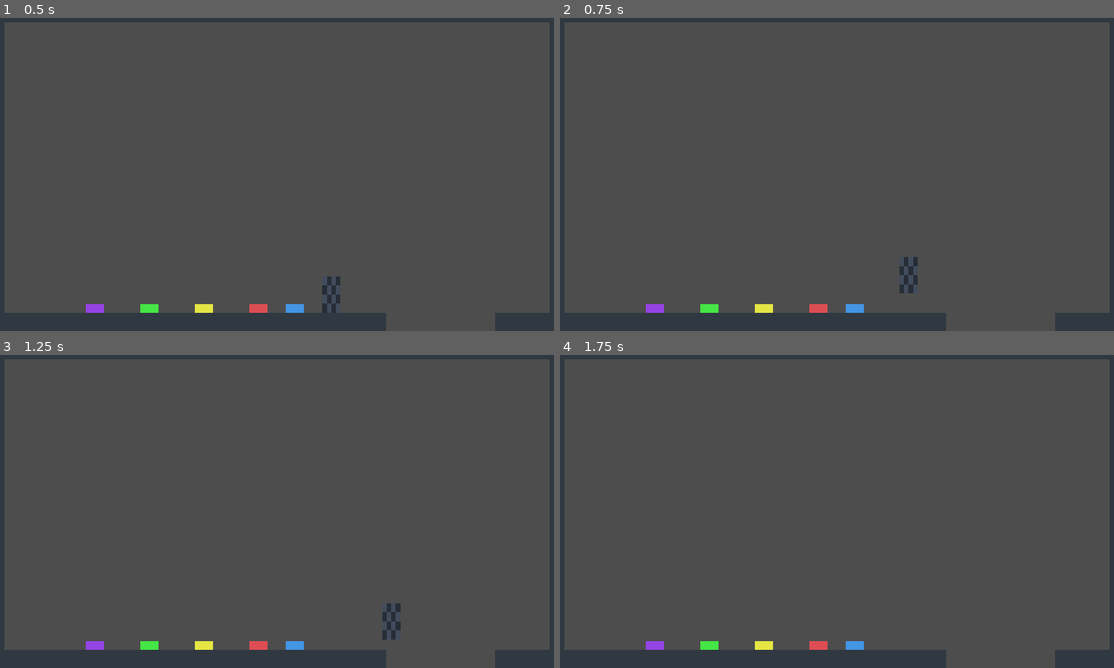
Above: before the commit, frames 1-4 (two rows, left to right).
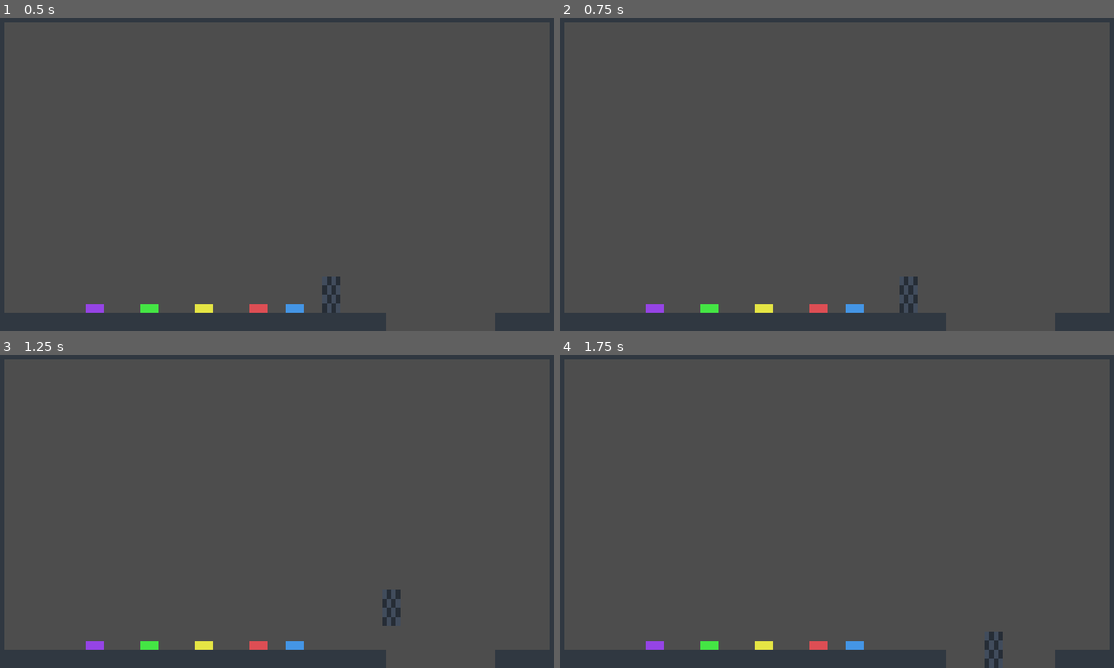
Above: after the commit, the same moments.

Repository: Luicel/CassetteGame
Game: Godot game, scene res://level/level.tscn
Same seed, same stepped clock (60 frames per second), same inputs: the game is played once before the commit and once after it.
Inputs:
- Up to frame 1 (0.5 s): no input
- Up to frame 2 (0.75 s): tap Enter (ui_accept) at 0.5, 0.6 s; hold D (right) from 0.53 s (still down)
- Up to frame 3 (1.25 s): keep holding D (right); tap Space (jump) at 0.77, 0.8, 1.07 s
- Up to frame 4 (1.75 s): keep holding D (right); tap Space (jump) at 1.35, 1.52 s; tap Enter (ui_accept) at 1.55 s

Frame 1 is identical in both runs. In frame 2, 0.2% of the frame differs, in the area x 61-65%, y 76-95%; in frame 3, 0.3%, in the area x 69-73%, y 74-91%; in frame 4, 0.2%.

Commit message:
add coyote time to player jump

Diff:
--- a/player/player.gd
+++ b/player/player.gd
@@ -6,16 +6,19 @@
 @onready var sprite_2d = $Sprite2D
 @onready var player_movement_state_machine = $PlayerMovementStateMachine
 @onready var cassette_detector_area = $CassetteDetectorArea
+@onready var coyote_time_timer = $CoyoteTimeTimer
 
 @export var initial_movement_state : PlayerMovementState
+@export_category("Player Movement")
+@export var speed = 300.0
+@export var jump_velocity = -400.0
+@export_category("Player Air Dash Movement")
 @export var air_dash_force = 0.0
 @export var air_dash_resistance = 0.0
 @export var air_dash_wait_time = 0.0
 
-const SPEED = 300.0
-const JUMP_VELOCITY = -400.0
 var gravity = ProjectSettings.get_setting("physics/2d/default_gravity")
-
+var coyote_time_activated = false
 var can_air_dash = true
 var gravity_scale = 1.0
 var current_movement_state : PlayerMovementState
@@ -71,27 +74,27 @@
 
 
 func handle_horizontal_movement():
-	var direction = Input.get_axis("ui_left", "ui_right")
+	var direction = Input.get_axis("left", "right")
 	if direction:
-		velocity.x = direction * SPEED
+		velocity.x = direction * speed
 	else:
-		velocity.x = move_toward(velocity.x, 0, SPEED)
+		velocity.x = move_toward(velocity.x, 0, speed)
 
 
 func handle_jump(flipped = false):
-	if Input.is_action_just_pressed("ui_accept") and is_on_floor():
-		if not flipped:
-			velocity.y = JUMP_VELOCITY
-		else:
-			velocity.y = -JUMP_VELOCITY
+	if not is_on_floor() and not coyote_time_activated:
+		coyote_time_activated = true
+		coyote_time_timer.start()
+	elif is_on_floor():
+		coyote_time_activated = false
 
-
-func handle_air_dash():
-	if Input.is_action_just_pressed("ui_accept") and not is_on_floor() and can_air_dash:
-		var direction = Vector2(Input.get_axis("left", "right"), Input.get_axis("up", "down")).normalized()
-		velocity = direction * air_dash_force
-		gravity_scale = 0.0
-		can_air_dash = false
+	if Input.is_action_just_pressed("jump"):
+		if is_on_floor() or coyote_time_timer.time_left > 0.0:
+			coyote_time_activated = true
+			if not flipped:
+				velocity.y = jump_velocity
+			else:
+				velocity.y = -jump_velocity
 
 
 func apply_gravity(delta, flipped = false):
--- a/player/player.tscn
+++ b/player/player.tscn
@@ -23,7 +23,7 @@
 script = ExtResource("1_qfedd")
 initial_movement_state = NodePath("PlayerMovementStateMachine/Normal")
 air_dash_force = 1250.0
-air_dash_resistance = 35.0
+air_dash_resistance = 32.5
 air_dash_wait_time = 0.075
 
 [node name="Sprite2D" type="Sprite2D" parent="."]
@@ -68,6 +68,8 @@
 wait_time = 0.5
 one_shot = true
 
-[node name="AirDash" type="Timer" parent="."]
+[node name="CoyoteTimeTimer" type="Timer" parent="."]
+wait_time = 0.1
+one_shot = true
 
 [connection signal="body_entered" from="CassetteDetectorArea" to="." method="_on_cassette_detector_area_body_entered"]
